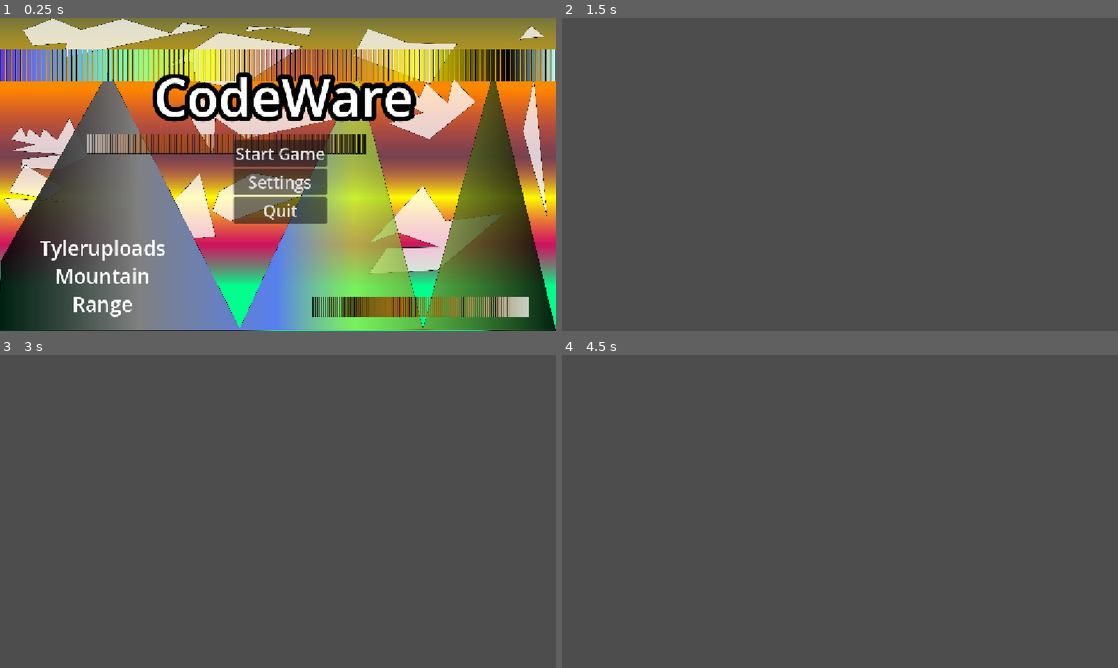
Above: before the commit, frames 1-4 (two rows, left to right).
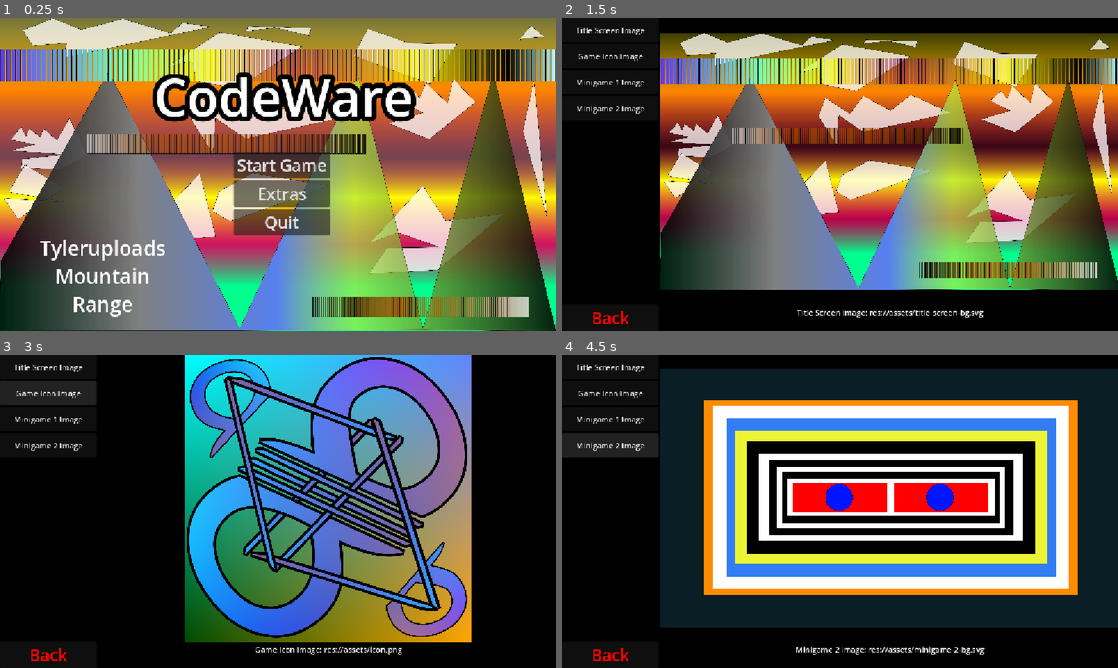
Above: after the commit, the same moments.

Repository: tyleruploads/code-ware
Game: Godot game, scene res://Scenes/title_screen.tscn
The game is run twice, just before and just after one commit, with the same random seed, the same clock (stepped at 60 frames per second) and the same inputs.
Inputs (mouse positions are in pixels of both pictures, inside the frame that each line leads up to):
- Up to frame 1 (0.25 s): no input
- Up to frame 2 (1.5 s): click (840, 180) at 0.5 s, where only the run before the commit has a clickable "Settings"; click (840, 165) at 1.25 s, where only the run after the commit has a clickable "Gallery"
- Up to frame 3 (3 s): click (50, 367) at 2 s, where only the run after the commit has a clickable "Title Screen Image"; click (50, 392) at 2.75 s, where only the run after the commit has a clickable "Game Icon Image"
- Up to frame 4 (4.5 s): click (612, 420) at 3.5 s, where only the run after the commit has a clickable "Minigame 1 Image"; click (612, 445) at 4.25 s, where only the run after the commit has a clickable "Minigame 2 Image"

The runs differ from the first frame. In frame 1, 2.7% of the frame differs, in the area x 41-60%, y 38-70%; in frame 2, 96%; in frame 3, 100%; in frame 4, 100%, in the area x 0-100%, y 0-100%.

Commit message:
Replace Settings button with Extras button on main menu, consisting of an Asset Gallery and Credits page

Diff:
--- /dev/null
+++ b/src/Scenes/credits.gd
@@ -0,0 +1,4 @@
+extends Node2D
+
+func _on_back_pressed() -> void:
+	get_tree().change_scene_to_file("res://Scenes/extras.tscn")
--- /dev/null
+++ b/src/Scenes/credits.tscn
@@ -0,0 +1,123 @@
+[gd_scene format=3 uid="uid://cjh3xjlt6vaqx"]
+
+[ext_resource type="Script" uid="uid://bscs3g65nu7o1" path="res://Scenes/credits.gd" id="1_gryuy"]
+[ext_resource type="Texture2D" uid="uid://bup3t5wj76llj" path="res://assets/title-screen-bg.svg" id="1_r18jl"]
+
+[sub_resource type="StyleBoxFlat" id="StyleBoxFlat_r18jl"]
+content_margin_top = 0.0
+content_margin_right = 0.0
+content_margin_bottom = 0.0
+bg_color = Color(0, 0, 0, 1)
+corner_radius_top_left = 3
+corner_radius_top_right = 3
+corner_radius_bottom_right = 3
+corner_radius_bottom_left = 3
+corner_detail = 5
+
+[node name="credits" type="Node2D" unique_id=224107973]
+script = ExtResource("1_gryuy")
+
+[node name="Background" type="TextureRect" parent="." unique_id=1013163922]
+offset_right = 1152.0
+offset_bottom = 648.0
+texture = ExtResource("1_r18jl")
+expand_mode = 1
+
+[node name="Back" type="Button" parent="." unique_id=731837169]
+custom_minimum_size = Vector2(200, 50)
+offset_left = -2.0
+offset_right = 198.0
+offset_bottom = 55.0
+theme_override_colors/font_color = Color(1, 0, 0, 1)
+theme_override_font_sizes/font_size = 34
+text = "Back"
+
+[node name="ScrollContainer" type="ScrollContainer" parent="." unique_id=838107570]
+offset_left = 136.0
+offset_top = 35.0
+offset_right = 1036.0
+offset_bottom = 635.0
+horizontal_scroll_mode = 0
+
+[node name="PanelContainer" type="PanelContainer" parent="ScrollContainer" unique_id=1023344885]
+layout_mode = 2
+theme_override_styles/panel = SubResource("StyleBoxFlat_r18jl")
+
+[node name="MarginContainer" type="MarginContainer" parent="ScrollContainer/PanelContainer" unique_id=1742396813]
+layout_mode = 2
+theme_override_constants/margin_left = 10
+theme_override_constants/margin_right = 10
+
+[node name="VBoxContainer" type="VBoxContainer" parent="ScrollContainer/PanelContainer/MarginContainer" unique_id=787381739]
+custom_minimum_size = Vector2(900, 600)
+layout_mode = 2
+
+[node name="RichTextLabel" type="RichTextLabel" parent="ScrollContainer/PanelContainer/MarginContainer/VBoxContainer" unique_id=115876238]
+custom_minimum_size = Vector2(100, 110)
+layout_mode = 2
+theme_override_font_sizes/normal_font_size = 80
+text = "CodeWare"
+horizontal_alignment = 1
+
+[node name="RichTextLabel2" type="RichTextLabel" parent="ScrollContainer/PanelContainer/MarginContainer/VBoxContainer" unique_id=1704011204]
+custom_minimum_size = Vector2(0, 500)
+custom_maximum_size = Vector2(900, 500)
+layout_mode = 2
+theme_override_font_sizes/normal_font_size = 25
+bbcode_enabled = true
+text = "CodeWare is a WarioWare-style video game where you have to complete various minigames, written in Godot. Do as good as you can—time is tight.
+
+Created by Tyler N., (@tyleruploads GitHub).
+
+[font_size=40]LICENSE[/font_size]
+# Software & Asset License Agreement
+
+This repository contains work subject to different licences depending on their type and location within the directory tree.
+
+---
+
+# 1. Source Code - MIT License
+
+Unless explicitly noted, all original software, scripts, scene logic, GDScript code files located under the `/src` directory (excluding `/src/addons` and `/src/thid-party-assets`) are released under the **MIT License**.
+
+```text
+Copyright (c) 2026 Tyler N. <https://github.com/tyleruploads>
+
+Permission is hereby granted, free of charge, to any person obtaining a copy of this software and associated documentation files (the “Software”), to deal in the Software without restriction, including without limitation the rights to use, copy, modify, merge, publish, distribute, sublicense, and/or sell copies of the Software, and to permit persons to whom the Software is furnished to do so, subject to the following conditions:
+
+The above copyright notice and this permission notice shall be included in all copies or substantial portions of the Software.
+
+THE SOFTWARE IS PROVIDED “AS IS”, WITHOUT WARRANTY OF ANY KIND, EXPRESS OR IMPLIED, INCLUDING BUT NOT LIMITED TO THE WARRANTIES OF MERCHANTABILITY, FITNESS FOR A PARTICULAR PURPOSE AND NONINFRINGEMENT. IN NO EVENT SHALL THE AUTHORS OR COPYRIGHT HOLDERS BE LIABLE FOR ANY CLAIM, DAMAGES OR OTHER LIABILITY, WHETHER IN AN ACTION OF CONTRACT, TORT OR OTHERWISE, ARISING FROM, OUT OF OR IN CONNECTION WITH THE SOFTWARE OR THE USE OR OTHER DEALINGS IN THE SOFTWARE.
+```
+
+# 2. Original Game Assets (/src/assets) - CC-BY 4.0
+
+All creative artwork, visual assets, and media assets located inside the `/src/assets` directory (excluding third-party assets noted below) are licensed under the Creative Commons Attribution 4.0 International License (CC-BY 4.0).
+
+You are free to share and adapt these assets for any purpose, including commericially, provided you give appropriate credit to Tyler N. (@tyleruploads) with a link to [https://github.com/tyleruploads](https://github.com/tyleruploads).
+
++ **Full Legal Text:** [https://creativecommons.org/licenses/by/4.0/legalcode](https://creativecommons.org/licenses/by/4.0/legalcode)
+
+# 3. Metadata & Branding (src/meta) - CC0 1.0 (Public Domain Dedication)
+
+All profile pictures, avatars, logos, and meta graphics located at `/src/meta` are dedicated to the public domain under the CC0 1.0 Universal (CC0 1.0) Public Domain Dedication.
+
+No copyright or branding rights are reserved. Anyone is free to use, copy, modify, or distribute these profile pictures and meta graphics for any purpose without requiring permission or attribution.
+
++ **Full legal text:** [https://creativecommons.org/publicdomain/zero/1.0/](https://creativecommons.org/publicdomain/zero/1.0/)
+
+# 4. Third-Party Assets (/src/third-party-assets) & Addons (/src/addons) - No Claim / Original Licenses
+
+No copyright, ownership, or exclusive rights are claimed by the maintainers of this repository over any assets located in `/src/third-party-assets` or addons located in `/src/addons`.
+
++ All assets and plugins retain their respective original third-party licenses, public domain dedications, or open-source terms.
++ Basic geometric shapes, solid-color utility textures, and unoriginal utility graphs located in the `/src/third-party-assets` directory are uncopyrightable under public domain / CC0 standards.
+
+# 5. Auto-Generated & Build Artifacts
+
+This project contains automatically generated engine files, import configuration files, and build artifacts (such as .import files). These files are automatically created by engine processes and are not subject to copyright or additional licensing restrictions under this repository.
+"
+autowrap_mode = 2
+horizontal_alignment = 1
+
+[connection signal="pressed" from="Back" to="." method="_on_back_pressed"]
--- /dev/null
+++ b/src/Scenes/extras.gd
@@ -0,0 +1,11 @@
+extends Node2D
+
+func _on_back_button_down() -> void:
+	get_tree().change_scene_to_file("res://Scenes/title_screen.tscn")
+
+func _on_gallery_pressed() -> void:
+	get_tree().change_scene_to_file("res://Scenes/gallery.tscn")
+
+
+func _on_credits_pressed() -> void:
+	get_tree().change_scene_to_file("res://Scenes/credits.tscn")
--- /dev/null
+++ b/src/Scenes/extras.tscn
@@ -0,0 +1,68 @@
+[gd_scene format=3 uid="uid://cvvdb0tfp1wbu"]
+
+[ext_resource type="Texture2D" uid="uid://bup3t5wj76llj" path="res://assets/title-screen-bg.svg" id="1_neogw"]
+[ext_resource type="Script" uid="uid://cu4pyw64td861" path="res://Scenes/extras.gd" id="1_pnj3x"]
+
+[node name="extras" type="Node2D" unique_id=1152104293]
+script = ExtResource("1_pnj3x")
+
+[node name="Parallax2D" type="Parallax2D" parent="." unique_id=804873103]
+repeat_size = Vector2(1156, 0)
+autoscroll = Vector2(-50, 0)
+repeat_times = 7
+
+[node name="ScrollingBackground" type="TextureRect" parent="Parallax2D" unique_id=1587454861]
+z_index = -1
+offset_right = 1156.0
+offset_bottom = 648.0
+texture = ExtResource("1_neogw")
+expand_mode = 2
+metadata/_edit_lock_ = true
+
+[node name="ScrollContainer" type="ScrollContainer" parent="." unique_id=1670164943]
+offset_left = 477.0
+offset_top = 278.0
+offset_right = 677.0
+offset_bottom = 478.0
+
+[node name="VBoxContainer" type="VBoxContainer" parent="ScrollContainer" unique_id=588596519]
+custom_minimum_size = Vector2(200, 200)
+layout_mode = 2
+
+[node name="Gallery" type="Button" parent="ScrollContainer/VBoxContainer" unique_id=1987547044]
+custom_minimum_size = Vector2(200, 50)
+layout_mode = 2
+theme_override_font_sizes/font_size = 34
+text = "Gallery"
+
+[node name="Credits" type="Button" parent="ScrollContainer/VBoxContainer" unique_id=1164532508]
+custom_minimum_size = Vector2(200, 50)
+layout_mode = 2
+theme_override_font_sizes/font_size = 34
+text = "Credits"
+
+[node name="Title" type="RichTextLabel" parent="." unique_id=1831434054]
+clip_contents = false
+offset_right = 1156.0
+offset_bottom = 227.0
+theme_override_constants/outline_size = 40
+theme_override_font_sizes/normal_font_size = 108
+bbcode_enabled = true
+text = "CodeWare
+[font_size=50]Extras[/font_size]"
+horizontal_alignment = 1
+
+[node name="Back" type="Button" parent="." unique_id=1816296877]
+custom_minimum_size = Vector2(200, 50)
+offset_left = 20.0
+offset_top = 20.0
+offset_right = 220.0
+offset_bottom = 75.0
+theme_override_colors/font_color = Color(1, 0, 0, 1)
+theme_override_font_sizes/font_size = 34
+text = "Back"
+
+[connection signal="pressed" from="ScrollContainer/VBoxContainer/Gallery" to="." method="_on_gallery_pressed"]
+[connection signal="pressed" from="ScrollContainer/VBoxContainer/Credits" to="." method="_on_credits_pressed"]
+[connection signal="button_down" from="Back" to="." method="_on_back_button_down"]
+[connection signal="pressed" from="Back" to="." method="_on_gallery_pressed"]
--- /dev/null
+++ b/src/Scenes/gallery.gd
@@ -0,0 +1,40 @@
+extends Node2D
+@onready var assets_list = $"HBoxContainer/Assets List"
+@onready var asset_rect = $"HBoxContainer/Asset View/TextureRect"
+@onready var asset_text = $"HBoxContainer/Asset View/RichTextLabel"
+
+var assets: Array[Dictionary] = [
+	{"n": "Title Screen Image", "p": "res://assets/title-screen-bg.svg"},
+	{"n": "Game Icon Image", "p": "res://assets/icon.png"},
+	{"n": "Minigame 1 Image", "p": "res://assets/minigame-1-bg.svg"},
+	{"n": "Minigame 2 Image", "p": "res://assets/minigame-2-bg.svg"},
+]
+
+func _ready() -> void:
+	await get_tree().process_frame
+
+
+	for asset in assets:
+		make_button(asset)
+
+	var first_btn = assets_list.get_child(0)
+	first_btn.pressed.emit()
+
+func make_button(asset: Dictionary):
+	var button = Button.new()
+
+	button.text = asset["n"]
+
+	button.pressed.connect(func():
+		asset_rect.texture = load(asset["p"])
+		asset_text.text = "{n}: {p}".format({
+			"n": asset["n"], "p": asset["p"]
+		})
+	)
+
+	button.custom_minimum_size = Vector2(200, 50)
+
+	assets_list.add_child(button)
+
+func _on_back_pressed() -> void:
+	get_tree().change_scene_to_file("res://Scenes/extras.tscn")
--- /dev/null
+++ b/src/Scenes/gallery.tscn
@@ -0,0 +1,48 @@
+[gd_scene format=3 uid="uid://24rmyi5dy1bi"]
+
+[ext_resource type="Texture2D" uid="uid://cfg3lxeqhe5c2" path="res://third-party-assets/black-color.png" id="1_1m3ku"]
+[ext_resource type="Script" uid="uid://dcrjnq3uf78wj" path="res://Scenes/gallery.gd" id="1_21use"]
+
+[node name="gallery" type="Node2D" unique_id=445760108]
+script = ExtResource("1_21use")
+
+[node name="Bg" type="TextureRect" parent="." unique_id=1944226087]
+offset_right = 1156.0
+offset_bottom = 648.0
+texture = ExtResource("1_1m3ku")
+
+[node name="HBoxContainer" type="HBoxContainer" parent="." unique_id=1560023748]
+offset_right = 1156.0
+offset_bottom = 648.0
+
+[node name="Assets List" type="VBoxContainer" parent="HBoxContainer" unique_id=87315951]
+custom_minimum_size = Vector2(200, 0)
+layout_mode = 2
+
+[node name="Asset View" type="VBoxContainer" parent="HBoxContainer" unique_id=59748547]
+layout_mode = 2
+size_flags_horizontal = 3
+
+[node name="TextureRect" type="TextureRect" parent="HBoxContainer/Asset View" unique_id=1269669332]
+layout_mode = 2
+size_flags_vertical = 3
+expand_mode = 1
+stretch_mode = 5
+
+[node name="RichTextLabel" type="RichTextLabel" parent="HBoxContainer/Asset View" unique_id=847800748]
+custom_minimum_size = Vector2(0, 50)
+layout_mode = 2
+bbcode_enabled = true
+text = "[font_size=30]Name: Path[/font_size]"
+horizontal_alignment = 1
+
+[node name="Back" type="Button" parent="." unique_id=73736470]
+custom_minimum_size = Vector2(200, 50)
+offset_top = 593.0
+offset_right = 200.0
+offset_bottom = 648.0
+theme_override_colors/font_color = Color(1, 0, 0, 1)
+theme_override_font_sizes/font_size = 34
+text = "Back"
+
+[connection signal="pressed" from="Back" to="." method="_on_back_pressed"]
--- a/src/Scenes/settings_scene.tscn
+++ /dev/null
@@ -1,3 +0,0 @@
-[gd_scene format=3 uid="uid://b82taiuwdm7tq"]
-
-[node name="settings_scene" type="Node2D" unique_id=2108210224]
--- a/src/Scenes/title_screen.gd
+++ b/src/Scenes/title_screen.gd
@@ -15,8 +15,8 @@
 	get_tree().change_scene_to_file("res://Scenes/level_screen.tscn")
 
 
-func _on_settings_pressed() -> void:
-	get_tree().change_scene_to_file("res://Scenes/settings_scene.tscn")
+func _on_extras_pressed() -> void:
+	get_tree().change_scene_to_file("res://Scenes/extras.tscn")
 
 func _on_quit_pressed() -> void:
 	get_tree().quit()
--- a/src/Scenes/title_screen.tscn
+++ b/src/Scenes/title_screen.tscn
@@ -26,19 +26,19 @@
 
 [node name="VBoxContainer" type="VBoxContainer" parent="." unique_id=858153307]
 offset_left = 484.0
-offset_top = 253.0
-offset_right = 677.0
-offset_bottom = 429.0
+offset_top = 277.0
+offset_right = 684.0
+offset_bottom = 453.0
 
 [node name="Start" type="Button" parent="VBoxContainer" unique_id=2023553727]
 layout_mode = 2
 theme_override_font_sizes/font_size = 34
 text = "Start Game"
 
-[node name="Settings" type="Button" parent="VBoxContainer" unique_id=1564744465]
+[node name="Extras" type="Button" parent="VBoxContainer" unique_id=1564744465]
 layout_mode = 2
 theme_override_font_sizes/font_size = 34
-text = "Settings"
+text = "Extras"
 
 [node name="Quit" type="Button" parent="VBoxContainer" unique_id=659723297]
 layout_mode = 2
@@ -57,5 +57,6 @@
 horizontal_alignment = 1
 
 [connection signal="pressed" from="VBoxContainer/Start" to="." method="_on_start_pressed"]
-[connection signal="pressed" from="VBoxContainer/Settings" to="." method="_on_settings_pressed"]
+[connection signal="pressed" from="VBoxContainer/Extras" to="." method="_on_extras_pressed"]
+[connection signal="pressed" from="VBoxContainer/Extras" to="." method="_on_settings_pressed"]
 [connection signal="pressed" from="VBoxContainer/Quit" to="." method="_on_quit_pressed"]
Not shown, added: src/Scenes/credits.gd.uid
Not shown, added: src/Scenes/extras.gd.uid
Not shown, added: src/Scenes/gallery.gd.uid
